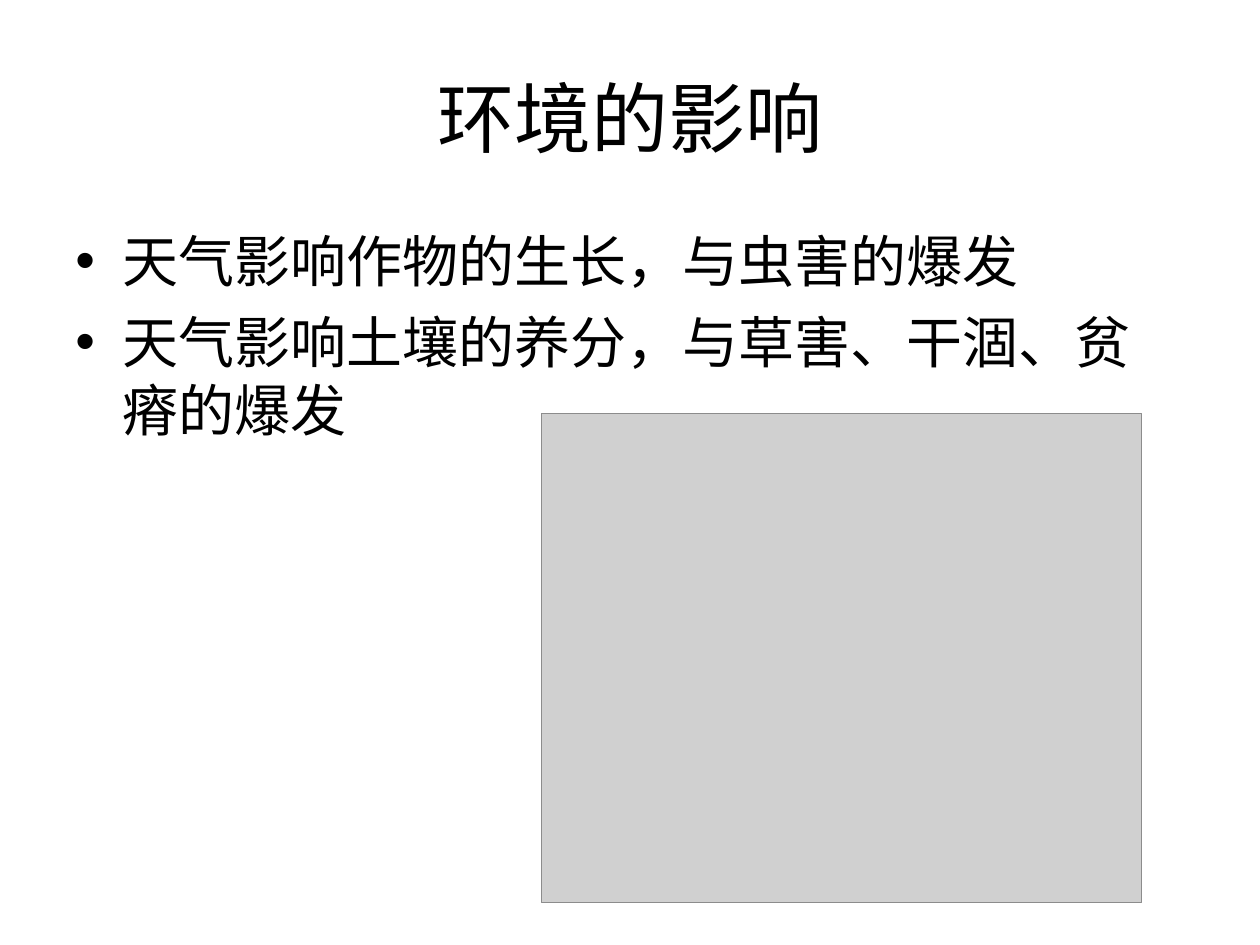
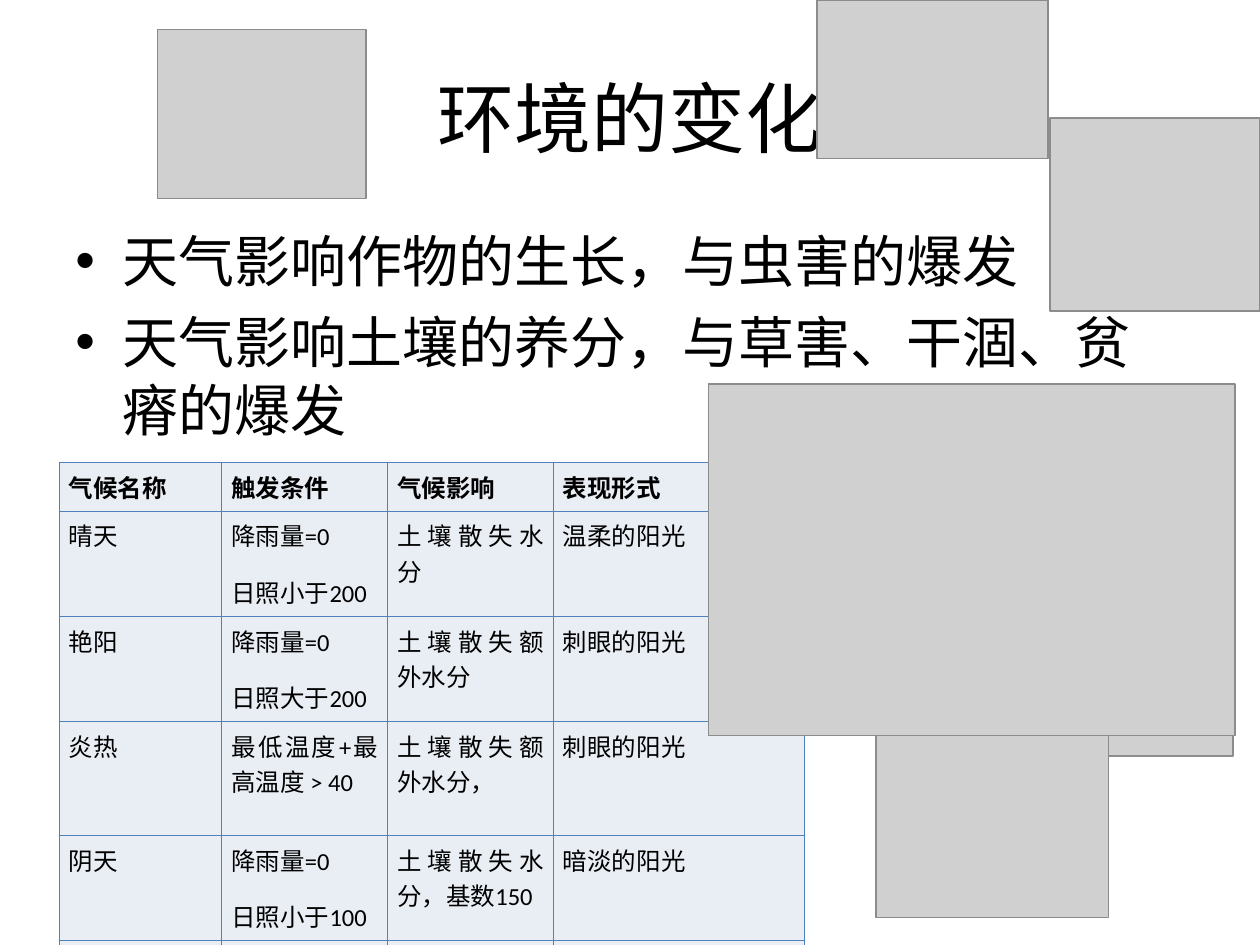
Before and after one commit to sativa/graduate2011, a slide deck: slide 12 of 策划/策划.ppt (slide 9 before the commit). Drawn at 1260x945 pixels with LibreOffice and Linux fonts; fonts in the diff are those of the drawing; grey boxes stand for pictures. Boxes give left, top, right and bottom in pixels: in the first picture for what was removed or moved away, otherwise in the second. Text is boxed around its words. In the diff, an @@ line names an element or a change of style, - is before the commit and + after.

```diff
--- a/策划/策划.ppt
+++ b/策划/策划.ppt
@@ picture added at (158, 29, 367, 198) @@
@@ picture added at (816, 0, 1047, 159) @@
@@ title at (437, 69, 822, 159): text changed @@
-环境的影响
+环境的变化
@@ picture added at (1050, 118, 1260, 311) @@
@@ picture: place and size @@
-picture at (542, 413, 1143, 902)
+picture at (709, 384, 1236, 736)
@@ table added at (59, 462, 805, 932), 7 rows, 4 columns @@
+气候名称 | 触发条件 | 气候影响 | 表现形式
+晴天 | 降雨量=0 / 日照小于200 | 土壤散失水分 | 温柔的阳光
+艳阳 | 降雨量=0 / 日照大于200 | 土壤散失额外水分 | 刺眼的阳光
+炎热 | 最低温度+最高温度 > 40 | 土壤散失额外水分， | 刺眼的阳光
+阴天 | 降雨量=0 / 日照小于100 | 土壤散失水分，基数150 | 暗淡的阳光
+小雨 | 当日降雨量小于10 | 土壤灌溉等量降雨量 | 稀少的雨滴
+大雨 | 当日降雨量大于10 | 土壤灌溉等量降雨量 | 密集的雨滴
@@ picture added at (1053, 600, 1234, 756) @@
@@ picture added at (876, 728, 1108, 917) @@
```
Also in this commit, not shown: 6 other slides changed, 7 slides added, 2 slides removed, 2 other files.
